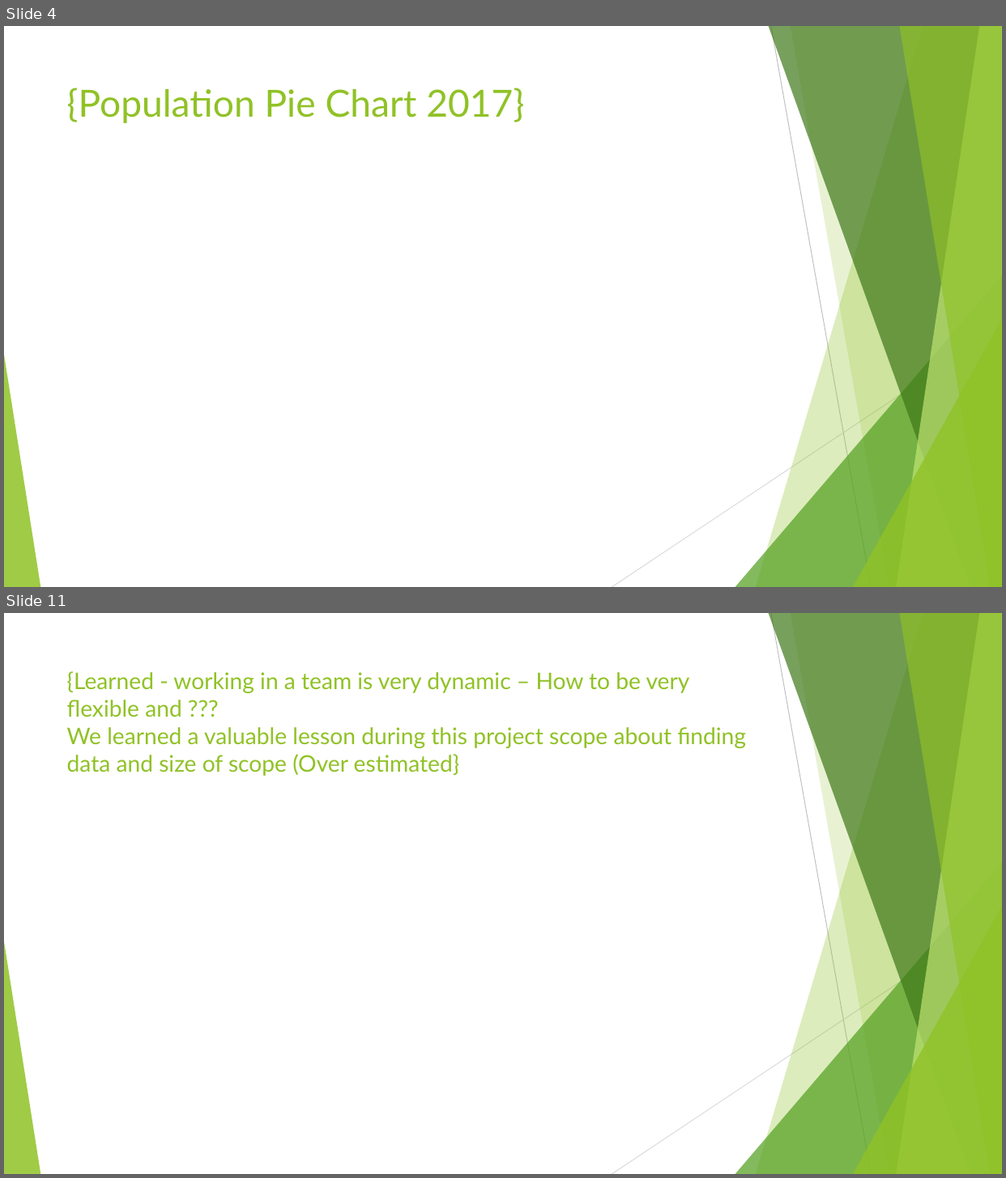
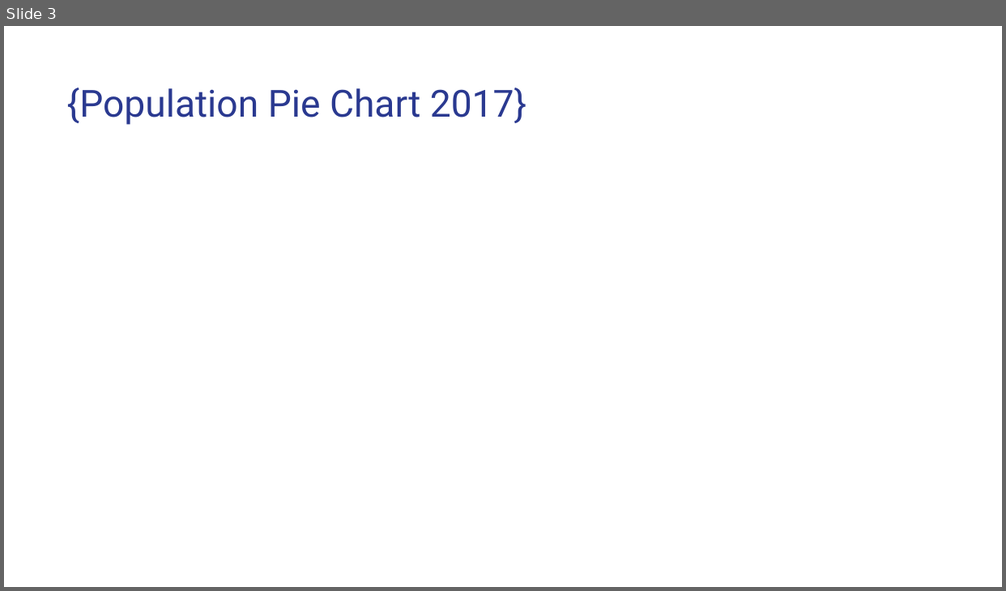
Before and after one commit to Janie228/Entrepreneur_Consultant_1, a slide deck: Doc/Entrepreneurs Research.pptx. Shown one above the other, each under a label of ours: slides 4 and 11 before the commit, slide 3 after it; the slides between them are not shown. The pictures are 1006x1178 and 1006x591 pixels, drawn with LibreOffice and Linux fonts; fonts in the diff are those of the drawing; background and template pictures are left out. Boxes give left, top, right and bottom in pixels: in the first picture for what was removed or moved away, otherwise in the second. Text is boxed around its words. In the diff, an @@ line names an element or a change of style, - is before the commit and + after.

```diff
--- a/Doc/Entrepreneurs Research.pptx
+++ b/Doc/Entrepreneurs Research.pptx
@@ slide 11 removed at [4, 613, 1002, 1174], background #FFFFFF; not listed: 10 template elements that a slide beside it also shows @@
@@ title removed at [67, 671, 746, 776] @@
-{Learned - working in a team is very dynamic – How to be very flexible and ???
-We learned a valuable lesson during this project scope about finding data and size of scope (Over estimated}
@@ what was slide 4 is now slide 3 @@
@@ slide 3 changed as well @@
@@ title "{Population Pie Chart 2017}" at [67, 88, 526, 125]: font Lato to Roboto, text colour #90C226 to #2A3990 @@
@@ group removed at [4, 26, 1002, 587]: 5 freeform shapes, 3 triangles, 2 lines @@
```
Also in this commit, not shown: 3 other slides changed, 14 slides added, 6 other slides removed, 1 other file.
